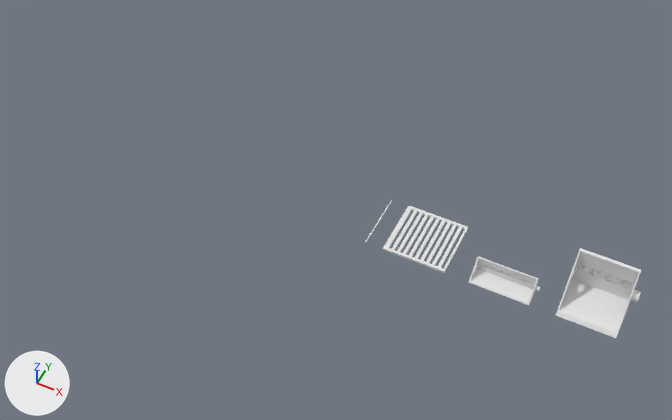
Renders of the Blender file FridgeBlocker/fridge-blocker.blend from each side of a commit.
One viewpoint serves both versions: a 50 mm lens placed at (486.0, -1196.0, 1568.0), pointed at (-139.0, 53.0, 6.0). Lighting does not change. The marker at lower left points along +X, +Y and +Z.

The scene before the commit, as lines of its bpy script (objects in view):
```python
me_cube_001 = bpy.data.meshes.new('Cube.001')
me_cube_001.from_pydata(...)  # 3301 vertices, 1667 faces; spans x 0.0..141.6, y 0.0..43.0, z 0.0..40.0
me_cube_004 = bpy.data.meshes.new('Cube.004')
me_cube_004.from_pydata(...)  # 106 vertices, 83 faces; spans x 0.0..145.0, y 0.0..140.0, z 0.0..5.0
me_cylinder_001 = bpy.data.meshes.new('Cylinder.001')
me_cylinder_001.from_pydata(...)  # a 500-sided cylinder along y spanning x 0.0..5.0, y 0.0..140.0, z 0.0..5.0
ob_cube = bpy.data.objects.new('Cube', me_cube_004)
ob_cube.location = (0.0, 0.0, 0.0)
ob_cylinder_001 = bpy.data.objects.new('Cylinder.001', me_cylinder_001)
ob_cylinder_001.location = (-42.0, 0.0, 1.0)
ob_cylinder_001.scale = (0.6, 1.0, 0.6)
ob_fridge_blocker_40mm = bpy.data.objects.new('Fridge Blocker 40mm', me_cube_001)
ob_fridge_blocker_40mm.location = (200.0, 0.0, 0.0)
# also in view: 'Fridge Blocker 100mm' at (460.0, 54.0, 50.0)
```
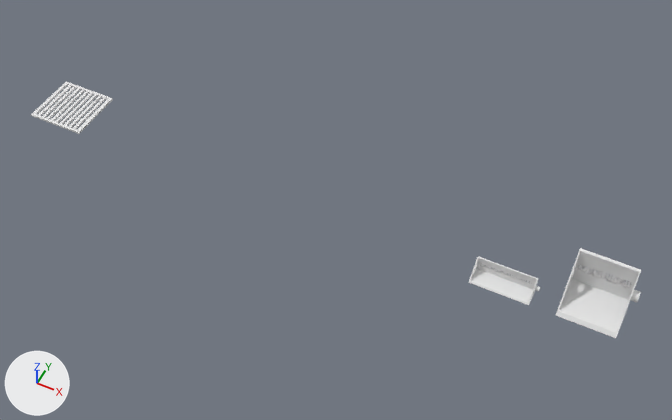
The newer file is also turned or shifted as a whole; pictures and numbers use the older file's frame.

Edits to the bpy script that builds the scene:
```text
Change me_cube_004:
    used by ob_cube; location = (0.0, 0.0, 0.0)
    remove me_cube_004.from_pydata(...)  # 106 vertices, 83 faces; spans x 0.0..145.0, y 0.0..140.0, z 0.0..5.0
    add me_cube_004.from_pydata(...)  # 124 vertices, 92 faces; spans x -957.7..-810.7, y 0.0..140.0, z 0.0..5.0
    me_cube_004 part 1: the whole mesh is rebuilt
    me_cube_004 part 2
    67 vertices are added at x -957.7..-810.7, y 0.0..140.0, z 0.0..5.0
    42 new vertices lie (0.0, 0.0, 5.0) away from vertices in x -947.1..-815.6, y 0.0..140.0, z 0.0
    15 new vertices lie (0.0, 140.0, 0.0) away from vertices in x -957.7..-810.7, y 0.0, z 0.7..4.3
    92 new faces join them
Remove ob_cylinder_001:
    ob_cylinder_001 = bpy.data.objects.new('Cylinder.001', me_cylinder_001)
    ob_cylinder_001.location = (-42.0, 0.0, 1.0)
    ob_cylinder_001.scale = (0.6, 1.0, 0.6)
```

What differs and where, as boxes [x1, y1, x2, y2] in the pictures (672 x 420 px):
'Cube', reshaped (22% shorter)
    before: [382, 206, 468, 273]
    after: [31, 82, 113, 134]
'Cylinder.001', deleted
    before: [365, 200, 392, 243]
part 1 of me_cube_004, deleted
    before: [382, 206, 468, 273]
part 2 of me_cube_004, added
    after: [31, 82, 113, 134]
